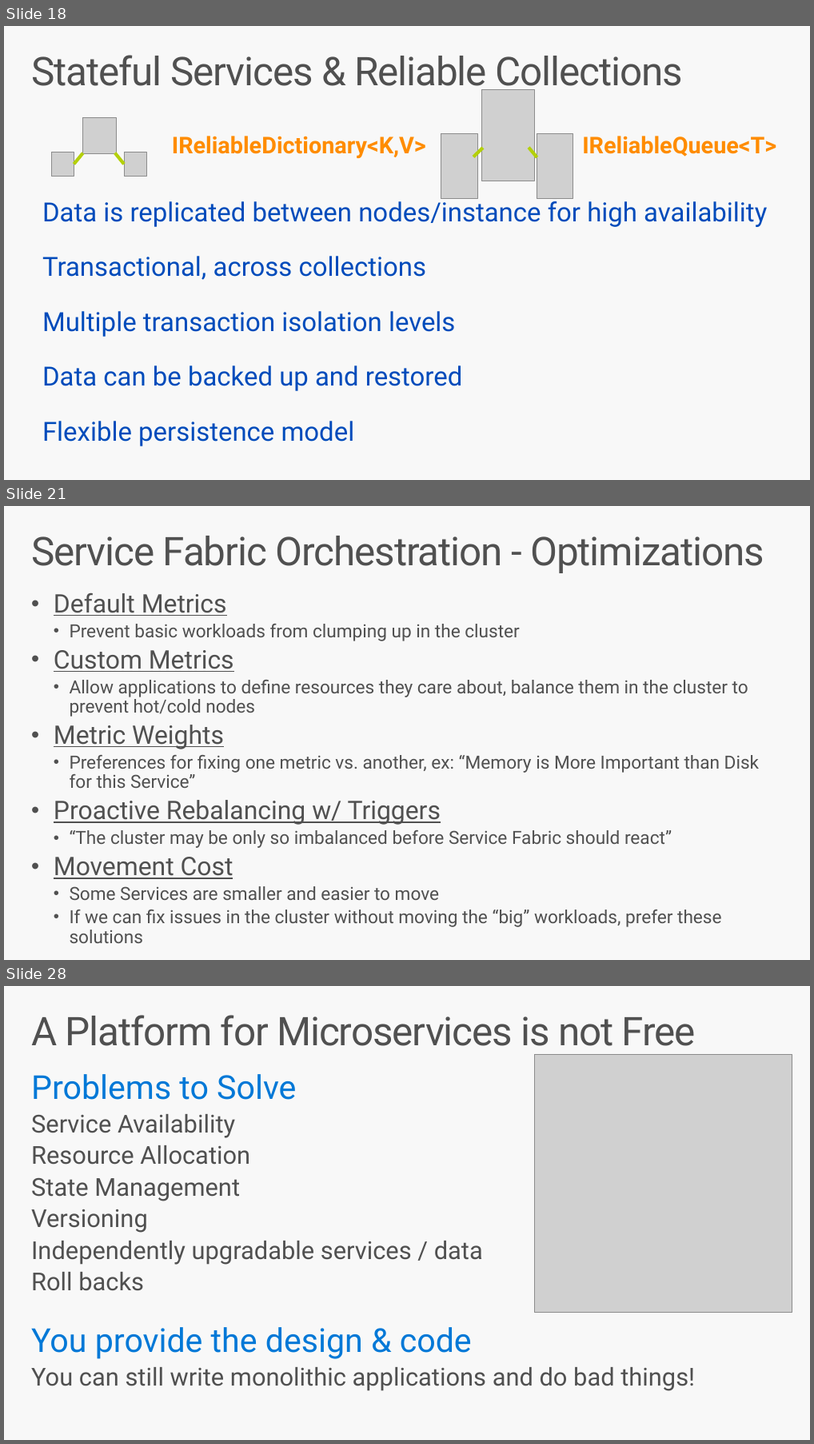
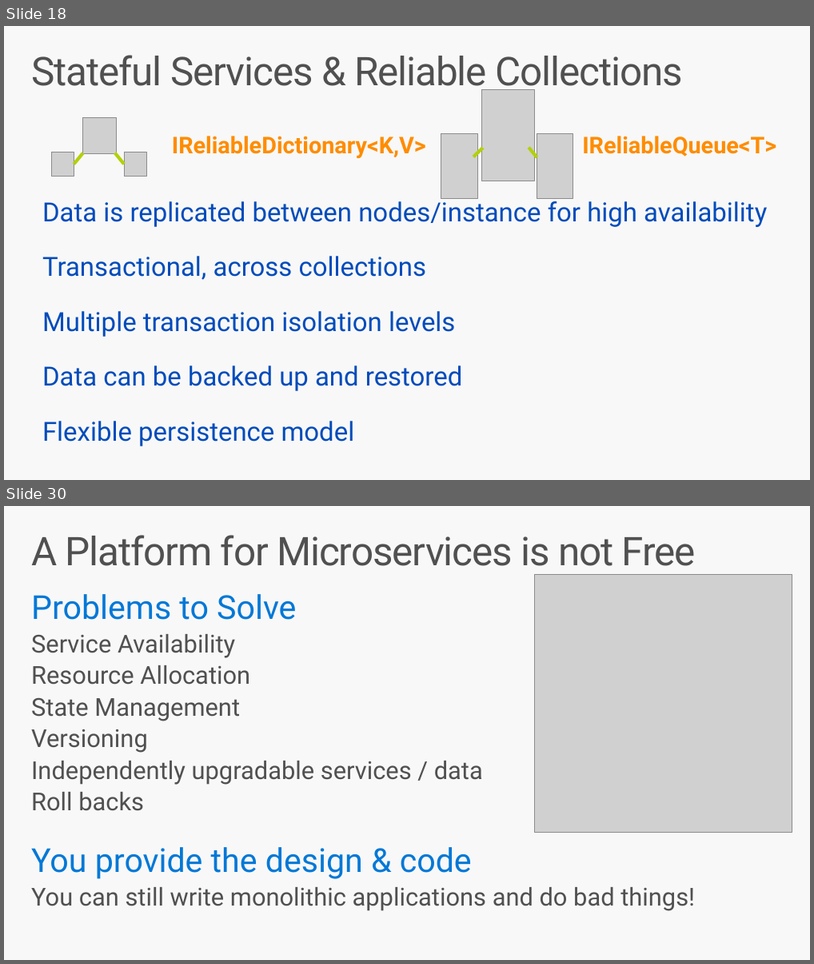
Before and after one commit to brentstineman/PersonalStuff, a slide deck: Presentations/Service Fabric/ServiceFabric Introduction.pptx. Shown one above the other, each under a label of ours: slides 18, 21 and 28 before the commit, slides 18 and 30 after it; the slides between them are not shown. The pictures are 814x1444 and 814x964 pixels, drawn with LibreOffice and Linux fonts; fonts in the diff are those of the drawing; grey boxes stand for pictures. Boxes give left, top, right and bottom in pixels: in the first picture for what was removed or moved away, otherwise in the second. Text is boxed around its words. In the diff, an @@ line names an element or a change of style, - is before the commit and + after.

```diff
--- a/Presentations/Service Fabric/ServiceFabric Introduction.pptx
+++ b/Presentations/Service Fabric/ServiceFabric Introduction.pptx
@@ slide 21 removed at [4, 506, 810, 960], background #F8F8F8 @@
@@ title removed at [31, 536, 765, 573] @@
-Service Fabric Orchestration - Optimizations
@@ text removed at [54, 593, 759, 943] @@
-• Default Metrics
-  • Prevent basic workloads from clumping up in the cluster
-• Custom Metrics
-  • Allow applications to define resources they care about, balance them in the cluster to prevent hot/cold nodes
-• Metric Weights
-  • Preferences for fixing one metric vs. another, ex: “Memory is More Important than Disk for this Service”
-• Proactive Rebalancing w/ Triggers
-  • “The cluster may be only so imbalanced before Service Fabric should react”
-• Movement Cost
-  • Some Services are smaller and easier to move
-  • If we can fix issues in the cluster without moving the “big” workloads, prefer these solutions
@@ what was slide 28 is now slide 30 @@
```
Also in this commit, not shown: 10 slides changed, 7 slides added, 2 other slides removed.
